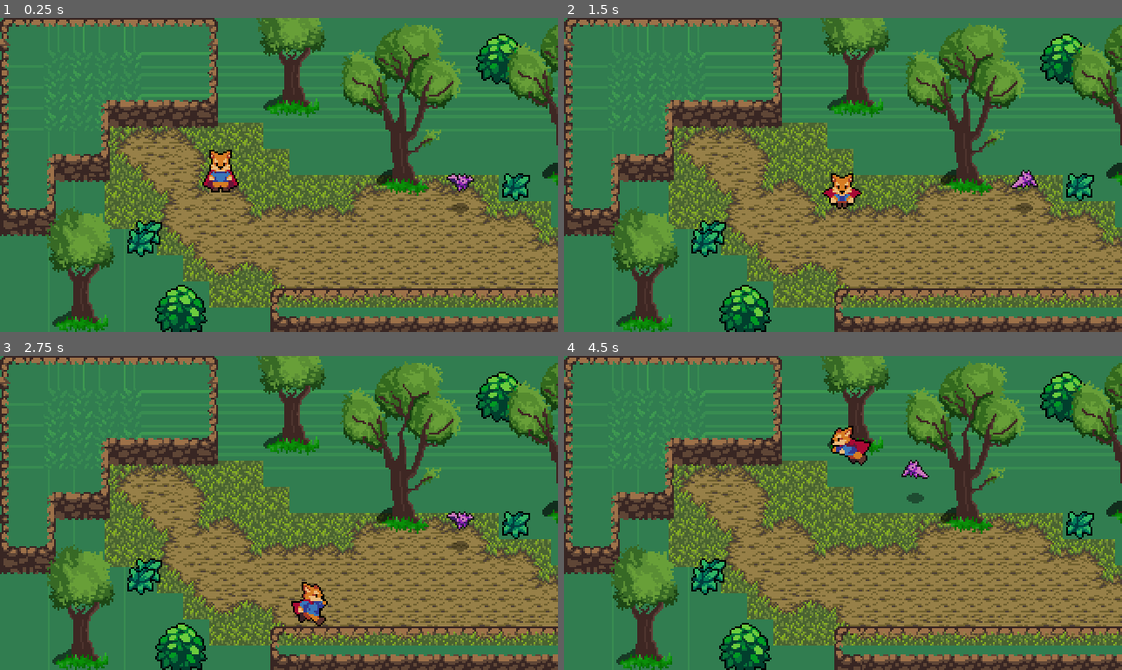
Above: before the commit, frames 1-4 (two rows, left to right).
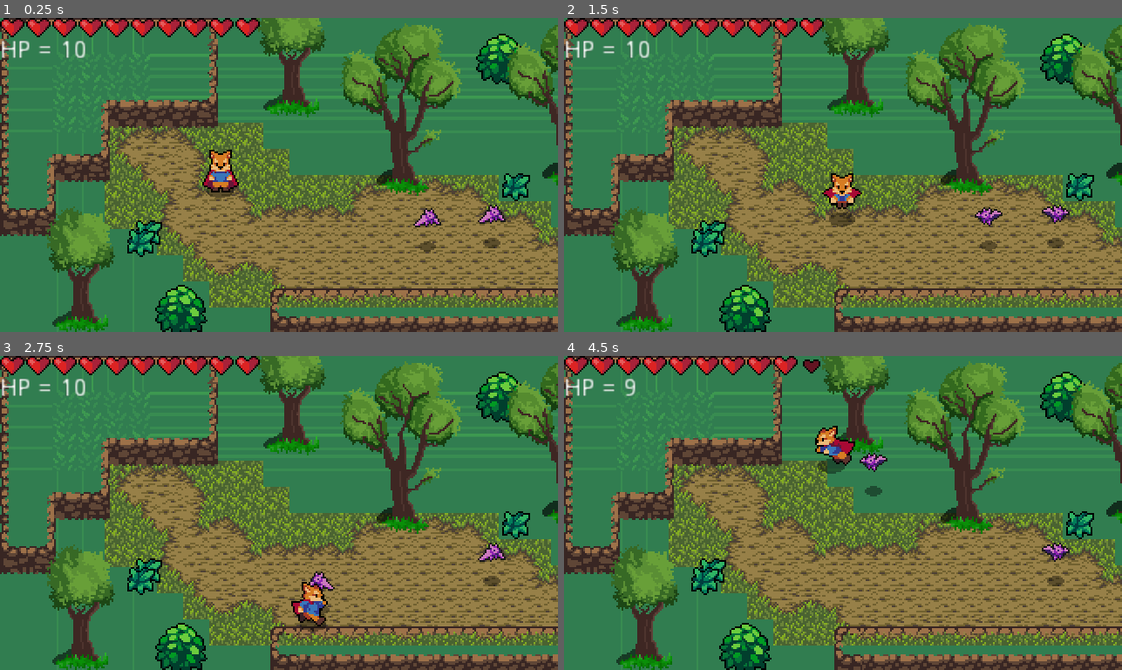
Above: after the commit, the same moments.

Repository: Hollow1212/RpgGameProject
Game: Godot game, scene res://World.tscn
The game is run twice, just before and just after one commit, with the same random seed, the same clock (stepped at 60 frames per second) and the same inputs.
Inputs:
- Up to frame 1 (0.25 s): no input
- Up to frame 2 (1.5 s): hold Right (ui_right) 0.53-1.28 s; tap K (attack) at 0.6 s; hold Down (ui_down) from 1.28 s (still down); tap Space (roll) at 1.35 s
- Up to frame 3 (2.75 s): release Down (ui_down) at 2.03 s; hold Right (ui_right) from 2.03 s (still down); tap K (attack) at 2.1 s
- Up to frame 4 (4.5 s): release Right (ui_right) at 2.78 s; hold Up (ui_up) 2.78-3.53 s; tap Space (roll) at 2.85, 4.35 s; hold Left (ui_left) from 3.53 s (still down); tap K (attack) at 3.6 s

The runs differ from the first frame. In frame 1, 4.0% of the frame differs, in the area x 0-100%, y 0-75%; in frame 2, 4.1%; in frame 3, 4.0%; in frame 4, 4.8%, in the area x 0-100%, y 0-74%.

Commit message:
V1.18

Diff:
--- a/RPGgameProject/Boxes/HurtBox.gd
+++ b/RPGgameProject/Boxes/HurtBox.gd
@@ -31,7 +31,7 @@
 
 
 func _on_HurtBox_invincibility_started():
-	set_deferred("monitorable", false)
+	set_deferred("monitoring", false)
 
 func _on_HurtBox_invincibility_ended():
-	monitorable = true
+	monitoring = true
--- a/RPGgameProject/Effects/Effect.gd
+++ b/RPGgameProject/Effects/Effect.gd
@@ -1,7 +1,7 @@
 extends AnimatedSprite
 
 func _ready():
-	connect("animation_finished", self, "_on_animation_finished")
+	self.connect("animation_finished", self, "_on_animation_finished")
 	play("Animate")
 
 func _on_animation_finished():
--- a/RPGgameProject/Enemies/Bat.tscn
+++ b/RPGgameProject/Enemies/Bat.tscn
@@ -47,16 +47,17 @@
 radius = 87.0517
 
 [sub_resource type="CircleShape2D" id=10]
-radius = 4.0
+radius = 5.0
 
 [node name="Bat" type="KinematicBody2D"]
 collision_layer = 16
+collision_mask = 17
 script = ExtResource( 4 )
 
 [node name="AnimatedSprite" type="AnimatedSprite" parent="."]
 frames = SubResource( 6 )
 animation = "Fly"
-frame = 1
+frame = 3
 speed_scale = 2.0
 playing = true
 offset = Vector2( 0, -12 )
--- a/RPGgameProject/Enemies/PlayerDetectionZone.gd
+++ b/RPGgameProject/Enemies/PlayerDetectionZone.gd
@@ -8,5 +8,5 @@
 func _on_PlayerDetectionZone_body_entered(body):
 	player = body
 
-func _on_PlayerDetectionZone_body_exited(body):
+func _on_PlayerDetectionZone_body_exited(_body):
 	player = null
--- a/RPGgameProject/Player/Player.gd
+++ b/RPGgameProject/Player/Player.gd
@@ -84,6 +84,6 @@
 	state = MOVE
 
 func _on_HurtBox_area_entered(area):
-	stats.health -= 1
+	stats.health -= area.damage
 	hurtbox.start_invincibility(0.5)
 	hurtbox.create_hit_effect()
--- a/RPGgameProject/Player/Player.tscn
+++ b/RPGgameProject/Player/Player.tscn
@@ -1,10 +1,11 @@
-[gd_scene load_steps=54 format=2]
+[gd_scene load_steps=55 format=2]
 
 [ext_resource path="res://Player/Player.png" type="Texture" id=1]
 [ext_resource path="res://Player/Player.gd" type="Script" id=2]
 [ext_resource path="res://Boxes/HitBox.tscn" type="PackedScene" id=3]
 [ext_resource path="res://Player/SwordHitBox.gd" type="Script" id=4]
 [ext_resource path="res://Boxes/HurtBox.tscn" type="PackedScene" id=5]
+[ext_resource path="res://Shadows/MediumShadow.png" type="Texture" id=6]
 
 [sub_resource type="CapsuleShape2D" id=1]
 radius = 4.0
@@ -685,6 +686,11 @@
 collision_layer = 2
 script = ExtResource( 2 )
 
+[node name="Shadow" type="Sprite" parent="."]
+position = Vector2( 0.375, 3 )
+scale = Vector2( 0.953125, 0.8 )
+texture = ExtResource( 6 )
+
 [node name="Sprite" type="Sprite" parent="."]
 position = Vector2( 1, -9 )
 texture = ExtResource( 1 )
@@ -692,6 +698,7 @@
 frame = 2
 
 [node name="CollisionShape2D" type="CollisionShape2D" parent="."]
+position = Vector2( 1, 0 )
 rotation = -1.5708
 shape = SubResource( 1 )
 
@@ -734,6 +741,7 @@
 position = Vector2( 15, -3 )
 collision_mask = 8
 script = ExtResource( 4 )
+damage = 2
 
 [node name="CollisionShape2D" parent="Position/SwordHitBox" index="0"]
 position = Vector2( 0, 2 )
--- a/RPGgameProject/Player/PlayerStats.tscn
+++ b/RPGgameProject/Player/PlayerStats.tscn
@@ -3,4 +3,4 @@
 [ext_resource path="res://Stats.tscn" type="PackedScene" id=1]
 
 [node name="PlayerStats" instance=ExtResource( 1 )]
-max_health = 4
+max_health = 10
--- a/RPGgameProject/Stats.gd
+++ b/RPGgameProject/Stats.gd
@@ -1,11 +1,22 @@
 extends Node
 
-export(int) var max_health = 1
-onready var health = max_health setget set_health
+export(int) var max_health = 1 setget set_max_health
+var health = max_health setget set_health
 
 signal no_health
+signal health_changed(value)
+signal max_health_changed(value)
+
+func set_max_health(value):
+	max_health = value
+	self.health = min(health, max_health)
+	emit_signal("max_health_changed")
 
 func set_health(value):
 	health = value
+	emit_signal("health_changed",health)
 	if health <= 0:
 		emit_signal("no_health")
+
+func _ready():
+	self.health = max_health
--- /dev/null
+++ b/RPGgameProject/UI/HealthUI.gd
@@ -0,0 +1,27 @@
+extends Control
+
+var hearts = 4 setget set_hearts
+var max_hearts = 4 setget set_max_hearts
+
+onready var label = $label
+onready var heartUIfull = $heartUIfull
+onready var heartUIempty = $heartUIempty
+
+func set_hearts(value):
+	hearts = clamp(value,0,max_hearts)
+	if label!= null:
+		label.text = "HP = " + str(hearts)
+	if heartUIfull != null:
+		heartUIfull.rect_size.x = hearts * 15
+
+func set_max_hearts(value):
+	max_hearts = max(value,1)
+	self.hearts = min(hearts, max_hearts)
+	if heartUIempty != null:
+		heartUIempty.rect_size.x = max_hearts * 15
+
+func _ready():
+	self.max_hearts = PlayerStats.max_health
+	self.hearts = PlayerStats.health
+	PlayerStats.connect("health_changed",self,"set_hearts")
+	PlayerStats.connect("max_health_changed",self,"set_max_hearts")
--- /dev/null
+++ b/RPGgameProject/UI/HealthUI.tscn
@@ -0,0 +1,41 @@
+[gd_scene load_steps=4 format=2]
+
+[ext_resource path="res://UI/HealthUI.gd" type="Script" id=1]
+[ext_resource path="res://UI/HeartUIEmpty.png" type="Texture" id=2]
+[ext_resource path="res://UI/HeartUIFull.png" type="Texture" id=3]
+
+[node name="HealthUI" type="Control"]
+margin_right = 40.0
+margin_bottom = 40.0
+script = ExtResource( 1 )
+__meta__ = {
+"_edit_use_anchors_": false
+}
+
+[node name="label" type="Label" parent="."]
+margin_top = 12.0
+margin_right = 42.0
+margin_bottom = 51.0
+text = "HP = 4"
+__meta__ = {
+"_edit_use_anchors_": false
+}
+
+[node name="heartUIempty" type="TextureRect" parent="."]
+margin_right = 75.0
+margin_bottom = 12.0
+texture = ExtResource( 2 )
+stretch_mode = 2
+__meta__ = {
+"_edit_use_anchors_": false
+}
+
+[node name="heartUIfull" type="TextureRect" parent="."]
+margin_right = 74.0
+margin_bottom = 11.0
+texture = ExtResource( 3 )
+expand = true
+stretch_mode = 2
+__meta__ = {
+"_edit_use_anchors_": false
+}
--- a/RPGgameProject/World.tscn
+++ b/RPGgameProject/World.tscn
@@ -9,6 +9,7 @@
 [ext_resource path="res://World/CliffTileset.png" type="Texture" id=7]
 [ext_resource path="res://World/Grass.tscn" type="PackedScene" id=8]
 [ext_resource path="res://Enemies/Bat.tscn" type="PackedScene" id=9]
+[ext_resource path="res://UI/HealthUI.tscn" type="PackedScene" id=10]
 
 [sub_resource type="TileSet" id=1]
 0/name = "Path"
@@ -510,7 +511,7 @@
 [node name="World" type="Node2D"]
 
 [node name="Background" type="Sprite" parent="."]
-position = Vector2( 176, 96 )
+position = Vector2( 181, 97 )
 scale = Vector2( 0.90566, 0.75025 )
 texture = ExtResource( 5 )
 region_enabled = true
@@ -539,7 +540,10 @@
 scale = Vector2( 1, 1.01852 )
 
 [node name="Bat" parent="YSort" instance=ExtResource( 9 )]
-position = Vector2( 264, 109 )
+position = Vector2( 245, 131 )
+
+[node name="Bat2" parent="YSort" instance=ExtResource( 9 )]
+position = Vector2( 282, 129 )
 
 [node name="Tree" type="YSort" parent="YSort"]
 
@@ -573,3 +577,5 @@
 
 [node name="Grass3" parent="YSort/Grass" instance=ExtResource( 8 )]
 position = Vector2( 296, 97 )
+
+[node name="HealthUI" parent="." instance=ExtResource( 10 )]
--- a/RPGgameProject/World/Grass.tscn
+++ b/RPGgameProject/World/Grass.tscn
@@ -15,7 +15,6 @@
 
 [node name="HurtBox" parent="." instance=ExtResource( 3 )]
 collision_layer = 8
-show_hit = false
 
 [node name="CollisionShape2D" parent="HurtBox" index="0"]
 shape = SubResource( 1 )
Not shown: 1 places in RPGgameProject/World.tscn that only renumber resources
